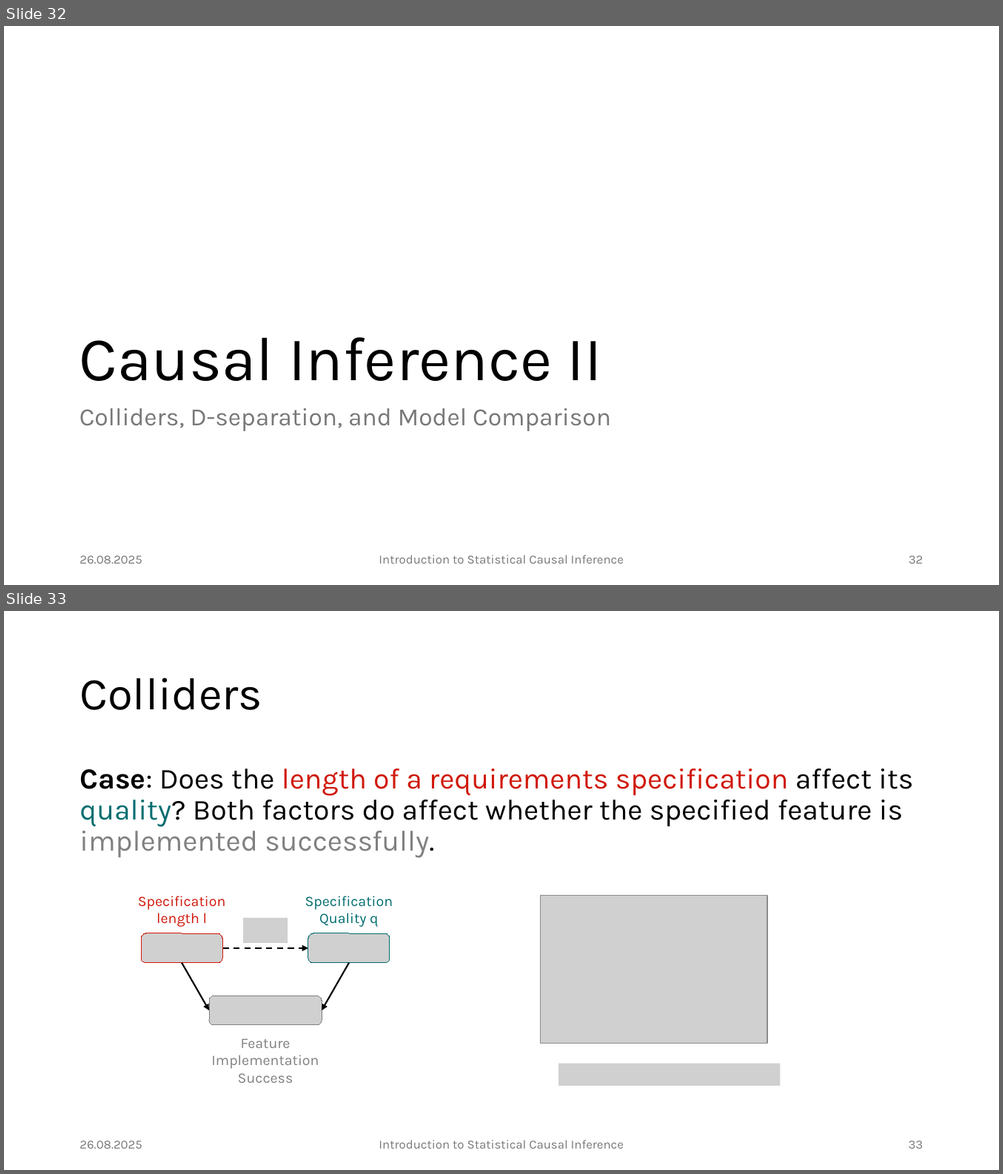
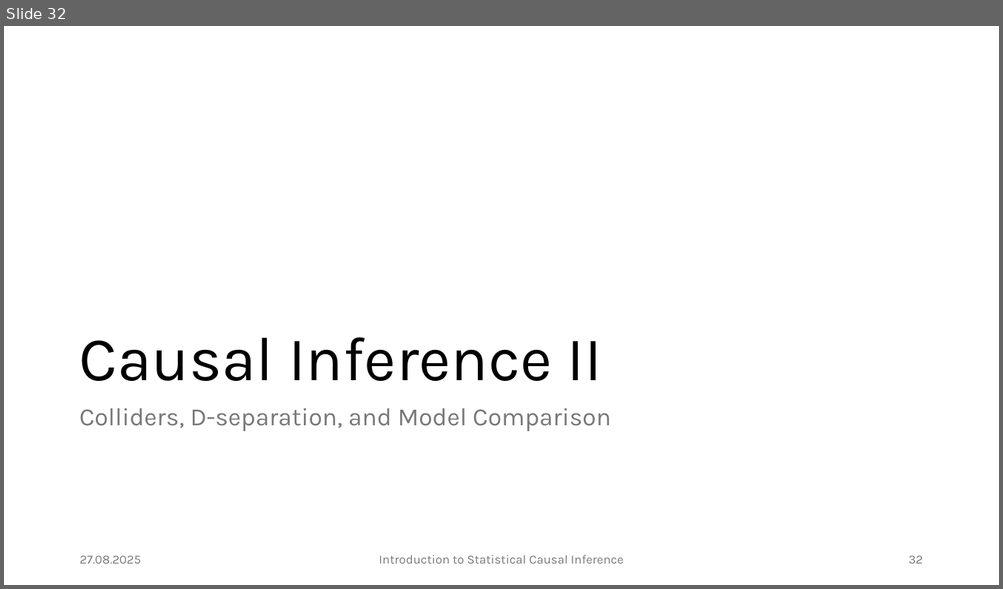
Before and after one commit to JulianFrattini/bda4sci, a slide deck: version2/slides/intro-sci.pptx. Shown one above the other, each under a label of ours: slides 32 and 33 before the commit, slide 32 after it. The pictures are 1003x1174 and 1003x589 pixels, drawn with LibreOffice and Linux fonts; fonts in the diff are those of the drawing; grey boxes stand for pictures; background and template pictures are left out. Boxes give left, top, right and bottom in pixels: in the first picture for what was removed or moved away, otherwise in the second. Text is boxed around its words. In the diff, an @@ line names an element or a change of style, - is before the commit and + after.

```diff
--- a/version2/slides/intro-sci.pptx
+++ b/version2/slides/intro-sci.pptx
@@ slide 33 removed at (4,611,999,1170), background #FFFFFF @@
@@ title removed at (79,678,262,710) @@
-Colliders
@@ text removed at (79,769,913,858) @@
-Case: Does the length of a requirements specification affect its quality? Both factors do affect whether the specified feature is implemented successfully.
@@ text removed at (138,896,226,927) @@
-Specification length l
@@ text removed at (305,896,393,927) @@
-Specification
-Quality q
@@ picture removed at (540,895,767,1044) @@
@@ picture removed at (243,918,287,944) @@
@@ picture removed at (142,934,222,963) @@
@@ picture removed at (308,934,390,963) @@
@@ arrow removed from (182, 963) to (209, 1011) @@
@@ arrow removed from (222, 948) to (308, 948) @@
@@ arrow removed from (349, 963) to (322, 1011) @@
@@ picture removed at (209,996,322,1025) @@
@@ text removed at (211,1039,318,1083) @@
-Feature Implementation Success
@@ picture removed at (558,1064,780,1086) @@
@@ text removed at (79,1141,142,1149) @@
-26.08.2025
@@ text removed at (378,1140,623,1149) @@
-Introduction to Statistical Causal Inference
@@ page number removed at (908,1141,923,1149) @@
-33
@@ slide 32 changed as well @@
@@ text at (79,556,141,564): text changed @@
-26.08.2025
+27.08.2025
```
Also in this commit, not shown: 61 other slides changed, 8 slides added, 1 other slide removed, 7 other files.
